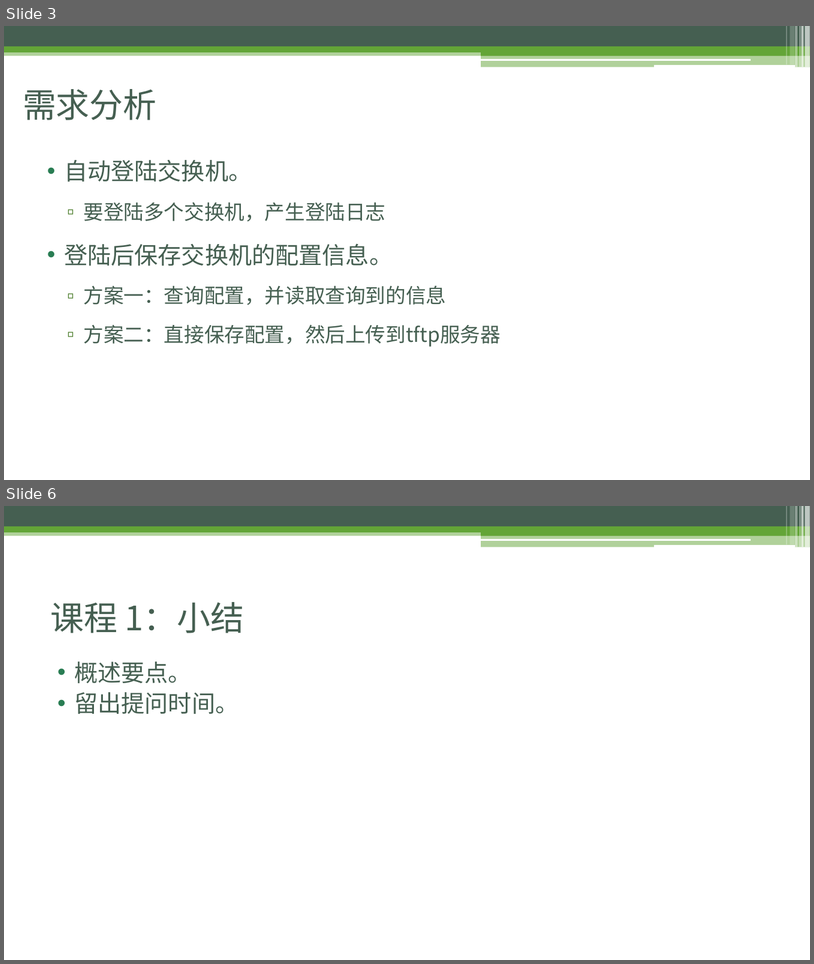
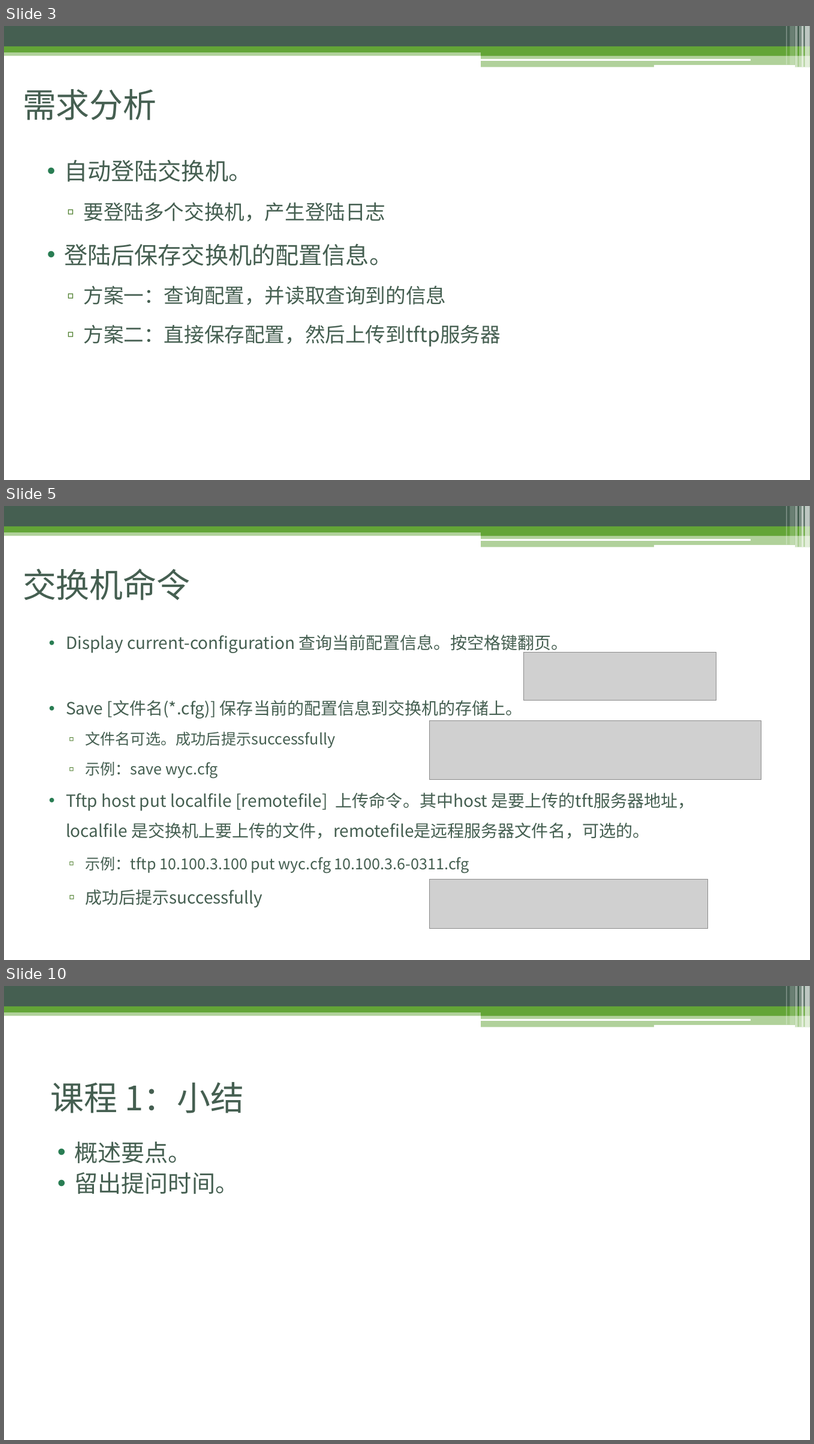
Before and after one commit to ladesiji/git, a slide deck: Python3.pptx. Shown one above the other, each under a label of ours: slides 3 and 6 before the commit, slides 3, 5 and 10 after it; the slides between them are not shown. The pictures are 814x964 and 814x1444 pixels, drawn with LibreOffice and Linux fonts; fonts in the diff are those of the drawing; grey boxes stand for pictures. Boxes give left, top, right and bottom in pixels: in the first picture for what was removed or moved away, otherwise in the second. Text is boxed around its words. In the diff, an @@ line names an element or a change of style, - is before the commit and + after.

```diff
--- a/Python3.pptx
+++ b/Python3.pptx
@@ slide 5 added at [4, 506, 810, 960], background #FFFFFF; not listed: 13 template elements that a slide beside it also shows @@
@@ title added at [23, 568, 191, 600], 40 pt, text #455F51 @@
+交换机命令
@@ text added at [66, 634, 695, 907], 20 pt, text #455F51 @@
+• Display current-configuration 查询当前配置信息。按空格键翻页。
+• Save [文件名(*.cfg)] 保存当前的配置信息到交换机的存储上。
+  ▫ 文件名可选。成功后提示successfully
+  ▫ 示例：save wyc.cfg
+• Tftp host put localfile [remotefile] 上传命令。其中host 是要上传的tft服务器地址，localfile 是交换机上要上传的文件，remotefile是远程服务器文件名，可选的。
+  ▫ 示例：tftp 10.100.3.100 put wyc.cfg 10.100.3.6-0311.cfg
+  ▫ 成功后提示successfully
@@ picture added at [524, 652, 717, 700] @@
@@ picture added at [430, 720, 762, 780] @@
@@ picture added at [430, 879, 708, 928] @@
@@ what was slide 6 is now slide 10 @@
```
Also in this commit, not shown: 1 slide changed, 5 other slides added, 2 slides removed.
